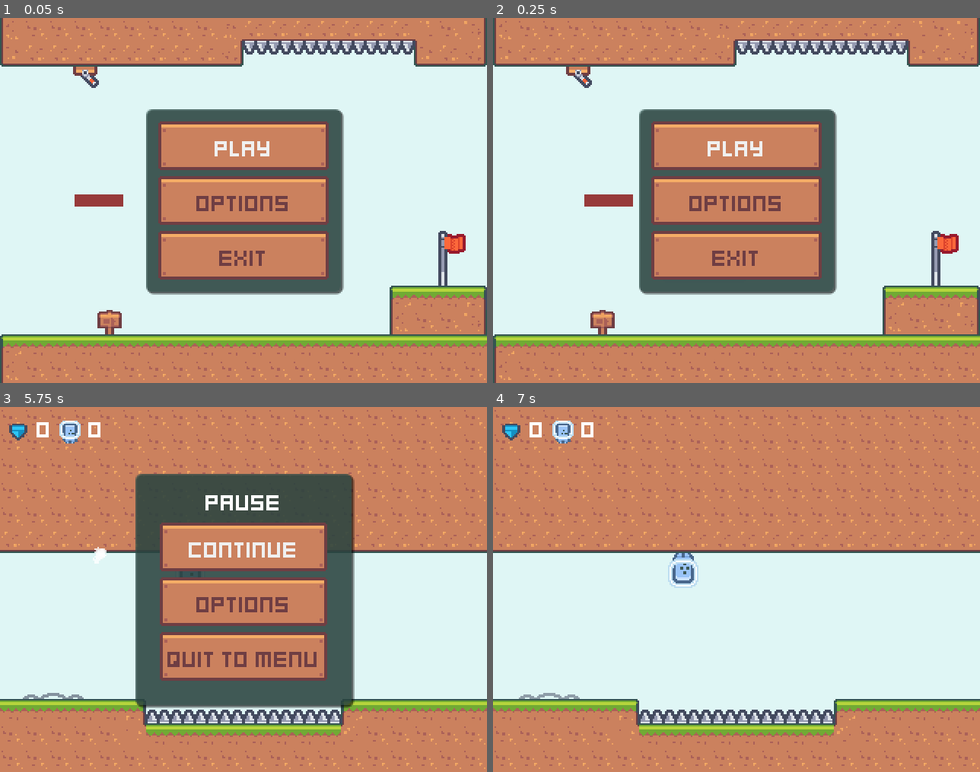
Above: before the commit, frames 1-4 (two rows, left to right).
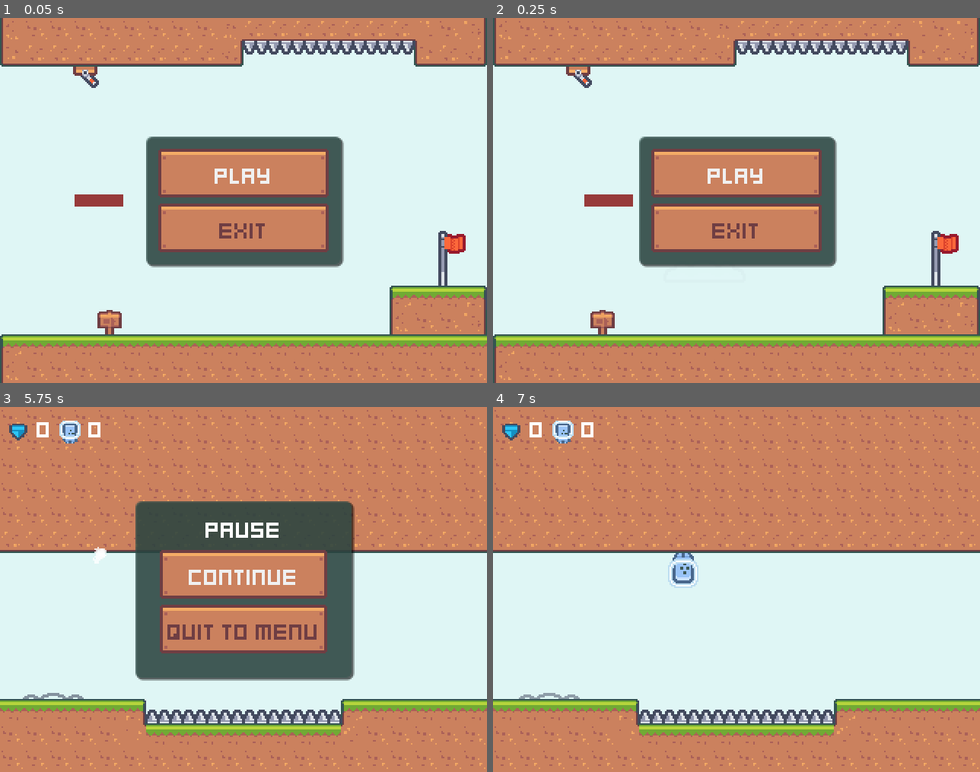
Above: after the commit, the same moments.

Repository: epergo/BBBBBB
Game: Godot game, scene res://scenes/UserInterface/main_menu.tscn
The game is run twice, just before and just after one commit, with the same random seed, the same clock (stepped at 60 frames per second) and the same inputs.
Inputs (mouse positions are in pixels of both pictures, inside the frame that each line leads up to):
- Up to frame 1 (0.05 s): no input
- Up to frame 2 (0.25 s): no input
- Up to frame 3 (5.75 s): click (243, 589) at 0.5 s, where only the run before the commit has a clickable "Options"; click "Play" at 1.25 s; hold D (move_right) 2.03-3.53 s; tap Space (change_gravity) every 0.75 s from 2.1 to 5.1 s; hold A (move_left) 3.53-4.28 s; hold D (move_right) from 4.28 s (still down); tap Escape (pause) at 5.65 s
- Up to frame 4 (7 s): release D (move_right) at 5.75 s; click (736, 600) at 5.75 s, where only the run before the commit has a clickable "Options"; click "Continue" at 6.5 s

The runs differ from the first frame. In frame 1, 14% of the frame differs, in the area x 30-71%, y 25-76%; in frame 2, 14%; in frame 3, 17%, in the area x 27-73%, y 18-83%; in frame 4, nothing differs.

Commit message:
Delete "options" button from menu

Diff:
--- a/scenes/UserInterface/main_menu.tscn
+++ b/scenes/UserInterface/main_menu.tscn
@@ -133,11 +133,6 @@
 layout_mode = 2
 text = "Play"
 
-[node name="OptionsButton" type="Button" parent="MarginContainer/PanelContainer/MarginContainer/VBoxContainer"]
-unique_name_in_owner = true
-layout_mode = 2
-text = "Options"
-
 [node name="ExitButton" type="Button" parent="MarginContainer/PanelContainer/MarginContainer/VBoxContainer"]
 unique_name_in_owner = true
 layout_mode = 2
--- a/scenes/UserInterface/pause_menu.tscn
+++ b/scenes/UserInterface/pause_menu.tscn
@@ -41,10 +41,6 @@
 layout_mode = 2
 text = "Continue"
 
-[node name="OptionsButton" type="Button" parent="MarginContainer/PanelContainer/MarginContainer/VBoxContainer"]
-layout_mode = 2
-text = "Options"
-
 [node name="MainMenuButton" type="Button" parent="MarginContainer/PanelContainer/MarginContainer/VBoxContainer"]
 layout_mode = 2
 text = "Quit to Menu"
--- a/scripts/main_menu.gd
+++ b/scripts/main_menu.gd
@@ -1,7 +1,6 @@
 class_name MainMenu extends CanvasLayer
 
 @onready var _playButton: Button = %PlayButton
-@onready var _optionsButton: Button = %OptionsButton
 @onready var _exitButton: Button = %ExitButton
 
 @onready
@@ -12,7 +11,6 @@
 	Input.set_mouse_mode(Input.MOUSE_MODE_VISIBLE)
 
 	_playButton.pressed.connect(_on_play_pressed)
-	_optionsButton.pressed.connect(_on_options_pressed)
 	_exitButton.pressed.connect(_on_exit_pressed)
 
 	_playButton.grab_focus()
@@ -22,9 +20,5 @@
 	_scene_transition_manager.first_level()
 
 
-func _on_options_pressed() -> void:
-	pass
-
-
 func _on_exit_pressed() -> void:
 	get_tree().quit()
--- a/scripts/pause_menu.gd
+++ b/scripts/pause_menu.gd
@@ -3,8 +3,6 @@
 
 @onready
 var _continueButton: Button = $MarginContainer/PanelContainer/MarginContainer/VBoxContainer/ContinueButton
-@onready
-var _optionsButton: Button = $MarginContainer/PanelContainer/MarginContainer/VBoxContainer/OptionsButton
 @onready
 var _quitButton: Button = $MarginContainer/PanelContainer/MarginContainer/VBoxContainer/MainMenuButton
 
@@ -16,7 +14,6 @@
 	Input.set_mouse_mode(Input.MOUSE_MODE_VISIBLE)
 
 	_continueButton.pressed.connect(_on_continue_pressed)
-	_optionsButton.pressed.connect(_on_options_pressed)
 	_quitButton.pressed.connect(_on_quit_pressed)
 	get_tree().paused = true
 
@@ -34,11 +31,6 @@
 	unpause()
 
 
-func _on_options_pressed() -> void:
-	# TODO Options menu
-	pass
-
-
 func _on_quit_pressed() -> void:
 	_scene_transition_manager.transition_to_menu()
 	unpause()
